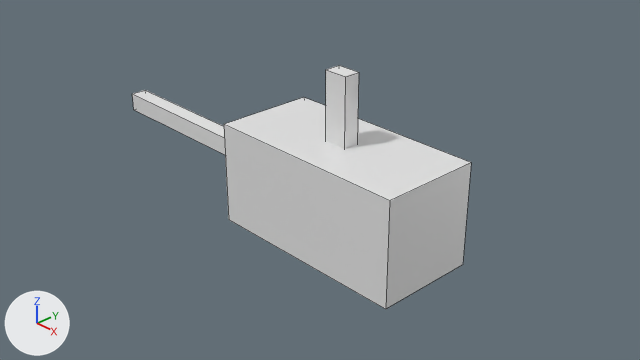
Before and after pictures for a commit that changed the Blender file drone.blend.
The view is the same before and after, from the file's camera 'Camera'. Lighting does not change. The marker at lower left points along +X, +Y and +Z. Mesh edges are drawn as thin lines.

The older version as bpy lines, for what is in view:
```python
mat_material = principled_material('Material')
mat_material.base_color = (0.8, 0.8, 0.8)  # white #e7e7e7
mat_material.roughness = 0.4
me_cube = bpy.data.meshes.new('Cube')
me_cube.from_pydata(...)  # a box spanning x -1.0..1.0, y -1.0..1.0, z -1.0..1.0
me_cube.materials.append(mat_material)  # white #e7e7e7
me_cube_001 = bpy.data.meshes.new('Cube.001')
me_cube_001.from_pydata(...)  # a box spanning x -1.0..1.0, y -1.0..1.0, z -1.0..1.0
me_cube_002 = bpy.data.meshes.new('Cube.002')
me_cube_002.from_pydata(...)  # a box spanning x -1.0..1.0, y -1.0..1.0, z -1.0..1.0
ob_cube = bpy.data.objects.new('Cube', me_cube)
ob_cube.location = (0.0, 0.0, 0.0)
ob_cube.scale = (2.07, 1.0, 1.0)
ob_cube_001 = bpy.data.objects.new('Cube.001', me_cube_001)
ob_cube_001.location = (-2.77, -0.06, -0.02)
ob_cube_001.scale = (3.72, 0.176, 0.192)
ob_cube_002 = bpy.data.objects.new('Cube.002', me_cube_002)
ob_cube_002.location = (0.0, 0.0, 0.93)
ob_cube_002.scale = (0.239, 0.156, 1.39)
```
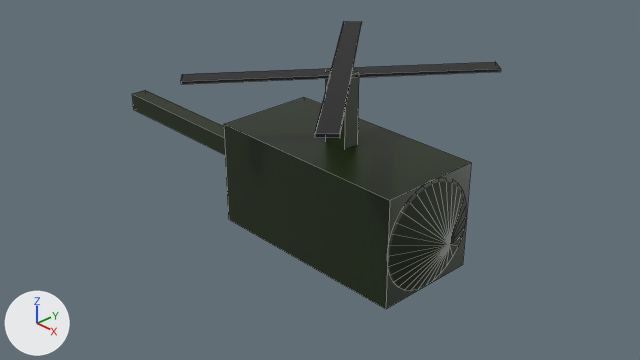
Where the change shows, as pixel boxes [x1, y1, x2, y2] in the pictures (640 x 360 px):
'Cube', recoloured
    both: [224, 97, 471, 309]
'Front', added
    after: [389, 181, 466, 290]
'Fan', added (black)
    after: [181, 62, 501, 84]
'Fan2', added (black)
    after: [315, 21, 361, 138]
'Cube.002', recoloured (white to black)
    both: [326, 65, 359, 149]
'Cube.001', recoloured
    both: [132, 90, 225, 155]

Patch to the scene script:
```diff
--- a/drone.blend.py
+++ b/drone.blend.py
@@ mat_material @@
 mat_material = principled_material('Material')
-mat_material.base_color = (0.8, 0.8, 0.8)  # white #e7e7e7
+mat_material.base_color = (0.00996, 0.0204, 0.00266)  # black #192709
 mat_material.roughness = 0.4
@@ mat_material_004 @@
+mat_material_004 = principled_material('Material.004')
+mat_material_004.base_color = (0.014, 0.0291, 0.00333)  # dark green #1f300b
@@ mat_material_003 @@
+mat_material_003 = principled_material('Material.003')
+mat_material_003.base_color = (0.0126, 0.0237, 0.00379)  # black #1d2b0c
@@ mat_material_002 @@
+mat_material_002 = principled_material('Material.002')
+mat_material_002.base_color = (0.0099, 0.0196, 0.00267)  # black #192609
@@ mat_material_005 @@
+mat_material_005 = principled_material('Material.005')
+mat_material_005.base_color = (0.0049, 0.0049, 0.0049)  # black #0f0f0f
@@ mat_material_006 @@
+mat_material_006 = principled_material('Material.006')
+mat_material_006.base_color = (0.00902, 0.00902, 0.00902)  # black #181818
@@ me_cube_001 @@
 me_cube_001.from_pydata(...)  # 8 vertices, 6 faces; spans x -1.0..1.0, y -1.0..1.0, z -1.0..1.0
+me_cube_001.materials.append(mat_material_003)  # black #1d2b0c
@@ me_cube_002 @@
 me_cube_002.from_pydata(...)  # 8 vertices, 6 faces; spans x -1.0..1.0, y -1.0..1.0, z -1.0..1.0
+me_cube_002.materials.append(mat_material_004)  # dark green #1f300b
@@ me_cone @@
+me_cone.from_pydata(...)  # a 32-sided cone pointing to +z spanning x -1.0..1.0, y -1.0..1.0, z -1.0..1.0
+me_cone.materials.append(mat_material_002)  # black #192609
@@ me_cube_004 @@
+me_cube_004.from_pydata(...)  # a box spanning x -1.0..1.0, y -1.0..1.0, z -1.0..1.0
+me_cube_004.materials.append(mat_material_005)  # black #0f0f0f
@@ me_cube_003 @@
+me_cube_003.from_pydata(...)  # a box spanning x -1.0..1.0, y -1.0..1.0, z -1.0..1.0
+me_cube_003.materials.append(mat_material_006)  # black #181818
@@ ob_front @@
+ob_front = bpy.data.objects.new('Front', me_cone)
+ob_front.location = (2.28, 0.0, 0.0)
+ob_front.rotation_euler = (0.0, 1.56, 0.0)  # degrees (0, 89, 0)
+ob_front.scale = (1.0, 1.0, 0.226)
@@ ob_fan2 @@
+ob_fan2 = bpy.data.objects.new('Fan2', me_cube_004)
+ob_fan2.location = (0.01, -0.03, 2.34)
+ob_fan2.rotation_euler = (-0.00718, -0.0119, 2.287)  # degrees (-0.4, -0.7, 131)
+ob_fan2.scale = (2.69, 0.176, -0.0278)
@@ ob_fan @@
+ob_fan = bpy.data.objects.new('Fan', me_cube_003)
+ob_fan.location = (-0.02, 0.0, 2.28)
+ob_fan.rotation_euler = (-0.00718, -0.0119, 0.897)  # degrees (-0.4, -0.7, 51)
+ob_fan.scale = (2.69, 0.176, -0.0278)
```
